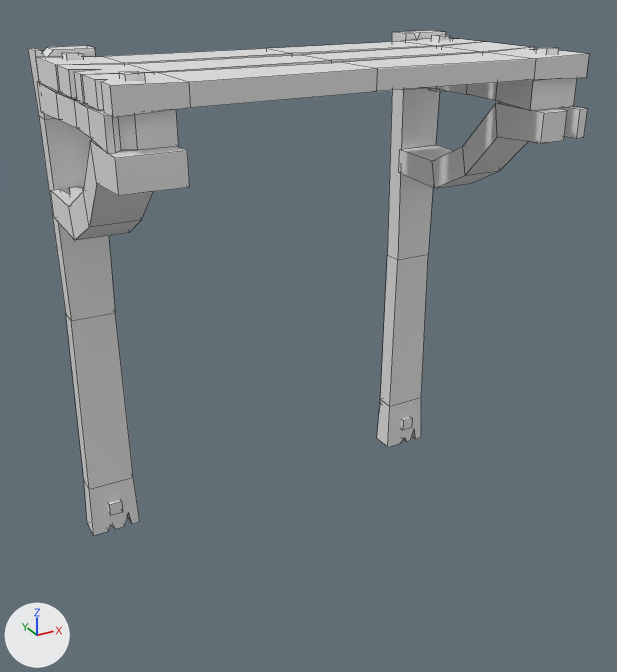
What one commit did to the Blender file Model/Counter.blend.
One viewpoint serves both versions: a 50 mm lens placed at (-22.1, -46.8, 33.1), pointed at (-1.3, -9.1, 14.2). Every picture has the same lights, and +X, +Y and +Z are marked at lower left. The picture after the commit comes second. Mesh edges are drawn as thin lines.

Names of what the first picture shows: 'Counter'.
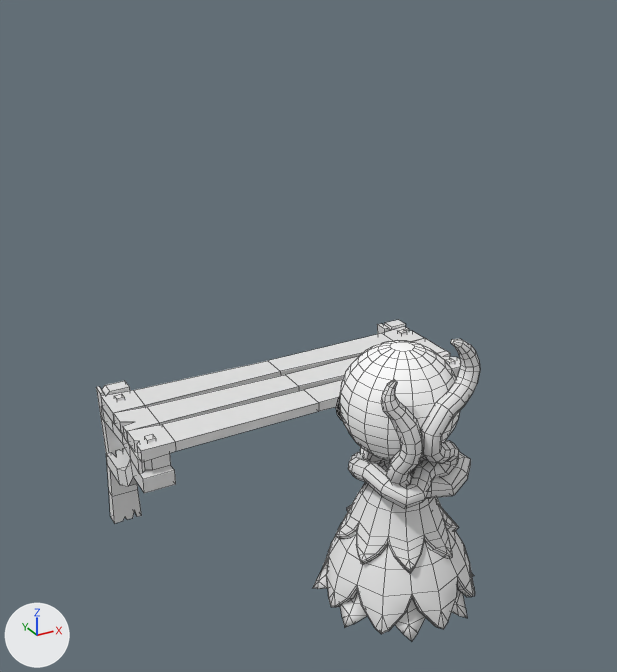
ob_head_002 is not drawn itself; it is used by a modifier of ob_body_002, ob_eyes_002.

Changed parts and their boxes [x1, y1, x2, y2] in the pictures (617 x 672 px; the box of a moved part takes in the faces that stretch with it):
'Counter', reshaped (33% narrower, 60% shorter)
    before: [28, 30, 589, 535]
    after: [96, 320, 469, 523]
'Aya', added
    after: [313, 339, 480, 641]
part 1 of me_cube_026, moved or reshaped
    before: [37, 82, 179, 154]
    after: [101, 406, 171, 474]
part 2 of me_cube_026, added
    after: [144, 434, 156, 443]
part 3 of me_cube_026, added
    after: [114, 394, 125, 401]
part 4 of me_cube_026, moved or reshaped (not visible afterwards)
    before: [431, 79, 577, 111]
part 5 of me_cube_026, added
    after: [397, 329, 407, 335]
part 6 of me_cube_026, added
    after: [445, 358, 455, 365]
part 7 of me_cube_026, moved or reshaped (not visible afterwards)
    before: [399, 103, 588, 189]
part 8 of me_cube_026, moved or reshaped
    before: [51, 141, 190, 240]
    after: [106, 448, 176, 493]
part 9 of me_cube_026, added (mostly hidden)
    after: [377, 320, 405, 334]
part 10 of me_cube_026, added
    after: [127, 351, 460, 462]
part 11 of me_cube_026, added
    after: [101, 327, 424, 423]
part 12 of me_cube_026, added
    after: [113, 338, 445, 442]
part 13 of me_cube_026, deleted
    before: [36, 35, 589, 516]
part 14 of me_cube_026, moved or reshaped
    before: [28, 46, 140, 535]
    after: [96, 381, 142, 523]
part 15 of me_cube_026, deleted
    before: [377, 30, 446, 447]

What changed in the scene script:
```text
Change me_cube_026:
    remove me_cube_026.from_pydata(...)  # 356 vertices, 266 faces; spans x -12.6..12.6, y -13.9..1.4, z 0.0..29.0
    add me_cube_026.from_pydata(...)  # 340 vertices, 254 faces; spans x -11.0..11.0, y -8.3..0.1, z 0.0..9.4
    me_cube_026 part 1: the loose piece of 26 vertices spanning x -12.6..-9.6, y -12.9..-1.4, z 26.0..27.5 is scaled about its middle by 0.6, then moved by (0.9, 2.9, -18.7)
    me_cube_026 part 2: a new loose piece, a box spanning x -10.39..-9.91, y -7.47..-6.99, z 6.48..9.36
    me_cube_026 part 3: a new loose piece, a box spanning x -10.39..-9.91, y -2.01..-1.53, z 7.44..9.36
    me_cube_026 part 4: the loose piece of 32 vertices spanning x 9.6..12.6, y -12.9..-1.4, z 26.0..27.5 is scaled about its middle by 0.6, then moved by (-0.9, 2.9, -18.7)
    me_cube_026 part 5: a new loose piece, a box spanning x 9.91..10.39, y -2.01..-1.53, z 7.44..9.36
    me_cube_026 part 6: a new loose piece, a box spanning x 9.91..10.39, y -7.47..-6.99, z 6.48..9.36
    me_cube_026 part 7: the loose piece of 26 vertices spanning x 9.6..12.6, y -13.9..-1.4, z 20.2..26.0 is scaled about its middle by 0.6, then moved by (-0.9, 3.1, -17.2)
    me_cube_026 part 8: the loose piece of 32 vertices spanning x -12.6..-9.6, y -13.9..-1.4, z 20.2..26.0 is scaled about its middle by 0.6, then moved by (0.9, 3.1, -17.2)
    me_cube_026 part 9: a new loose piece of 38 vertices spanning x 9.2..11.0, y -0.9..0.0, z 0.0..9.4
    me_cube_026 part 10: a new loose piece of 32 vertices spanning x -11.0..11.0, y -8.1..-5.7, z 8.5..9.2
    me_cube_026 part 11: a new loose piece of 26 vertices spanning x -11.0..11.0, y -3.3..-0.9, z 8.5..9.2
    me_cube_026 part 12: a new loose piece of 26 vertices spanning x -11.0..11.0, y -5.7..-3.3, z 8.5..9.2
    me_cube_026 part 13: 9 loose pieces with 132 vertices, spanning x -12.5..12.6, y -13.5..1.4, z 1.3..28.9, are deleted
    me_cube_026 part 14: 37 vertices removed from x -12.6..-9.5, y -1.5..0.0, z 0.0..29.0; 37 vertices added at x -11.0..-9.2, y -0.9..0.0, z 0.0..9.4
    me_cube_026 part 15: 38 vertices removed from x 9.5..12.6, y -1.5..0.0, z 0.0..29.0
    other edits to the shape of me_cube_026 do not show in these pictures
Add col_aya:
    col_aya = bpy.data.collections.new('Aya')
    col_aya.objects.link(ob_body_002)
    col_aya.objects.link(ob_head_002)
    col_aya.objects.link(ob_circle_001)
    col_aya.objects.link(ob_eyes_002)
    col_aya.objects.link(ob_circle_004)
    col_aya.objects.link(ob_circle_002)
Add ob_circle_002:
    ob_circle_002 = bpy.data.objects.new('Circle.002', me_circle_002)  # 790 vertices, 840 faces; spans x -4.16..4.16, y -4.19..4.13, z 2.24..9.89; in mat_clothemat_01 (white #e7e7e7), mat_clothemat_02 (white #e7e7e7)
    ob_circle_002.location = (0.0, 0.0, 0.0)
Add ob_circle_004:
    ob_circle_004 = bpy.data.objects.new('Circle.004', me_circle_006)  # 504 vertices, 491 faces; spans x -1.58..1.37, y -1.81..1.54, z -0.8..3.61; in mat_rootsmat (white #e7e7e7)
    ob_circle_004.location = (0.0, 0.0, 10.0)
    ob_circle_004.scale = (2.0, 2.0, 2.0)
Add ob_eyes_002:
    ob_eyes_002 = bpy.data.objects.new('eyes.002', me_sphere_007)  # a UV sphere (8 segments, 8 rings, poles along z) spanning x -1.0..1.0, y -1.0..1.0, z -1.0..1.0; in mat_eyesmat (black #000000); modifiers MIRROR
    ob_eyes_002.location = (-1.5, -2.6, 12.3)
    ob_eyes_002.rotation_euler = (0.0, 0.0, -0.524)  # degrees (0, 0, -30)
    ob_eyes_002.scale = (1.0, 0.8, 1.0)
Add ob_head_002:
    ob_head_002 = bpy.data.objects.new('head.002', me_sphere_004)  # 240 vertices, 226 faces; spans x -1.0..1.0, y -0.94..1.0, z -0.98..0.98; in mat_headmat (white #ffffff)
    ob_head_002.location = (0.0, -0.6, 13.1)
    ob_head_002.scale = (3.0, 3.0, 3.0)
Add ob_circle_001:
    ob_circle_001 = bpy.data.objects.new('Circle.001', me_circle_001)  # 248 vertices, 225 faces; spans x -4.05..4.2, y -4.31..3.94, z 2.2..7.04; in mat_clothemat_03 (white #e7e7e7)
    ob_circle_001.location = (0.0, 0.0, 0.0)
Add ob_body_002:
    ob_body_002 = bpy.data.objects.new('body.002', me_cube_003)  # 160 vertices, 142 faces; spans x -1.29..0.0, y -1.62..1.02, z -5.43..4.29; in mat_legsmat (black #000000); modifiers MIRROR
    ob_body_002.location = (0.0, 0.00258, 5.4)
Add ob_aya:
    ob_aya = bpy.data.objects.new('Aya', None)
    ob_aya.location = (0.0, -16.6, 0.0)
    ob_aya.rotation_euler = (0.0, 0.0, 3.142)  # degrees (0, 0, 180)
    ob_aya.instance_type = 'COLLECTION'
    ob_aya.instance_collection = col_aya
```
